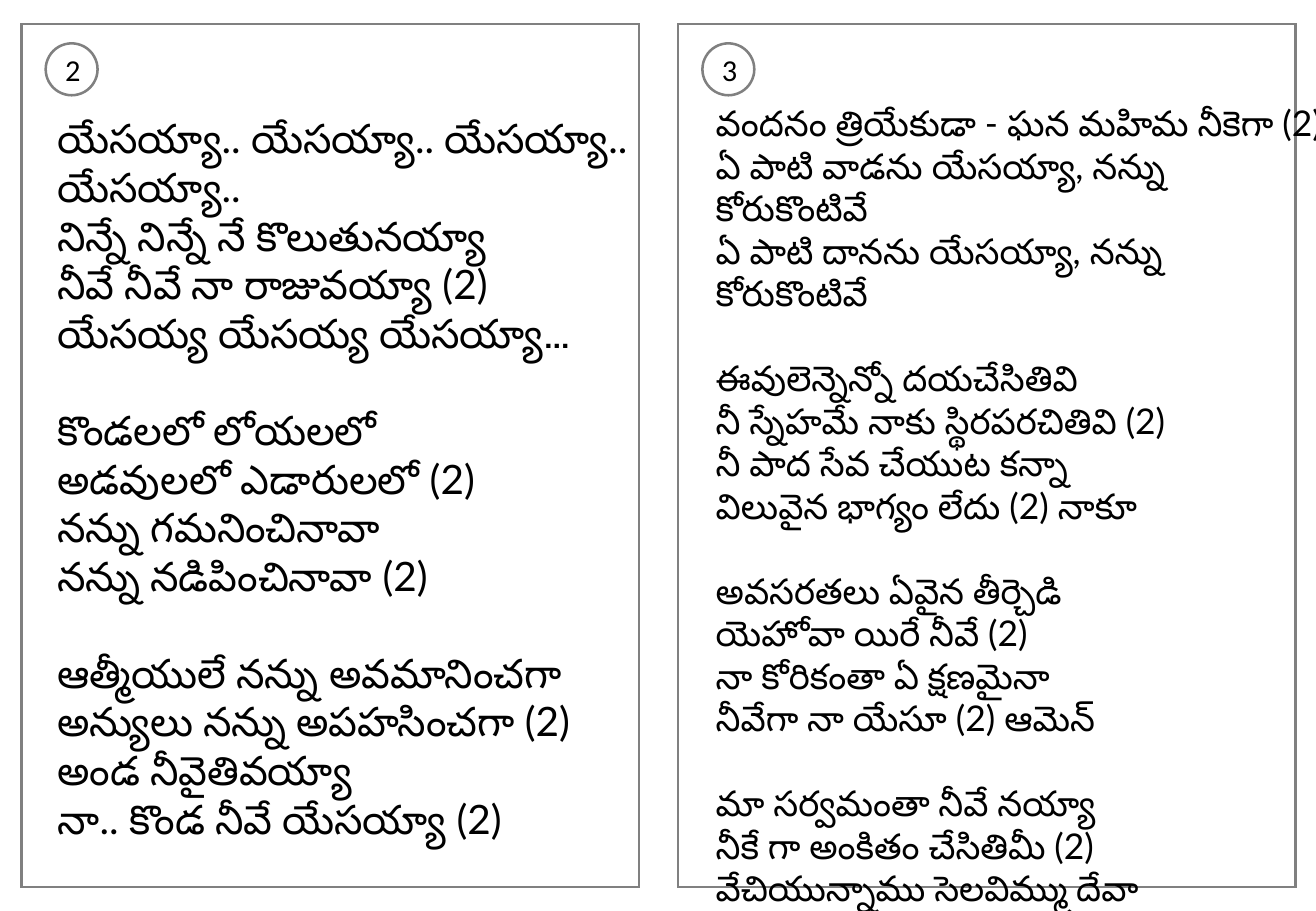
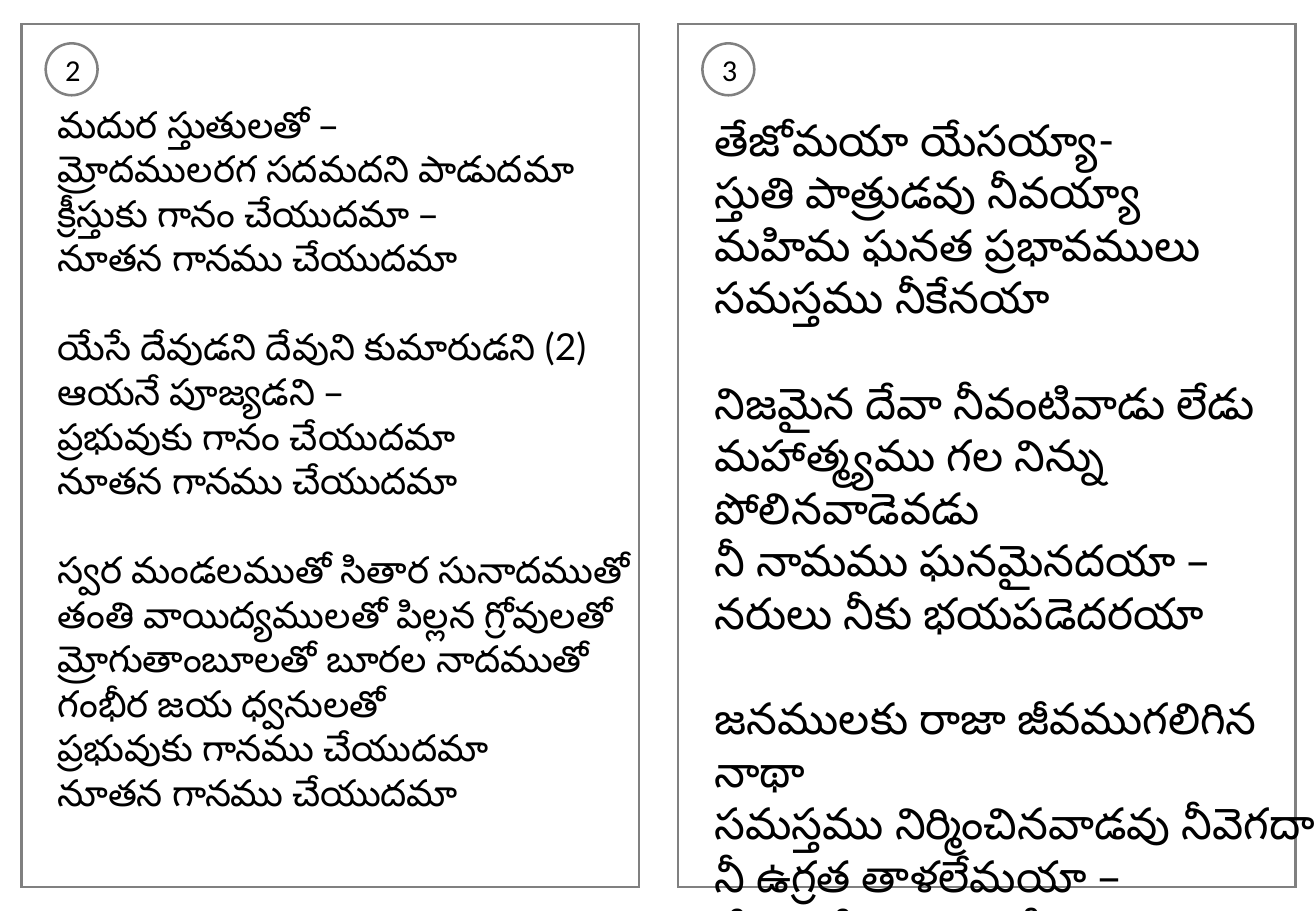
Before and after one commit to venu-webdev/songsDb, a slide deck: slide 2 of songsTemplate.pptx. Drawn at 1316x911 pixels with LibreOffice and Linux fonts; fonts in the diff are those of the drawing. Boxes give left, top, right and bottom in pixels: in the first picture for what was removed or moved away, otherwise in the second. Text is boxed around its words. In the diff, an @@ line names an element or a change of style, - is before the commit and + after.

```diff
--- a/songsTemplate.pptx
+++ b/songsTemplate.pptx
@@ text at bbox=[58, 111, 630, 807]: text changed; size 24 to 22 pt @@
-యేసయ్యా.. యేసయ్యా.. యేసయ్యా.. యేసయ్యా..
-నిన్నే నిన్నే నే కొలుతునయ్యా
-నీవే నీవే నా రాజువయ్యా (2)
-యేసయ్య యేసయ్య యేసయ్యా…
-కొండలలో లోయలలో
-అడవులలో ఎడారులలో (2)
-నన్ను గమనించినావా
-నన్ను నడిపించినావా (2)
-ఆత్మీయులే నన్ను అవమానించగా
-అన్యులు నన్ను అపహసించగా (2)
-అండ నీవైతివయ్యా
-నా.. కొండ నీవే యేసయ్యా (2)
+మదుర స్తుతులతో –
+మ్రోదములరగ సదమదని పాడుదమా
+క్రీస్తుకు గానం చేయుదమా –
+నూతన గానము చేయుదమా
+యేసే దేవుడని దేవుని కుమారుడని (2)
+ఆయనే పూజ్యడని –
+ప్రభువుకు గానం చేయుదమా
+నూతన గానము చేయుదమా
+స్వర మండలముతో సితార సునాదముతో
+తంతి వాయిద్యములతో పిల్లన గ్రోవులతో
+మ్రోగుతాంబూలతో బూరల నాదముతో
+గంభీర జయ ధ్వనులతో
+ప్రభువుకు గానము చేయుదమా
+నూతన గానము చేయుదమా
@@ text at bbox=[714, 123, 1315, 911]: text changed; size 21 to 26 pt @@
-వందనం త్రియేకుడా - ఘన మహిమ నీకెగా (2)
-ఏ పాటి వాడను యేసయ్యా, నన్ను కోరుకొంటివే
-ఏ పాటి దానను యేసయ్యా, నన్ను కోరుకొంటివే
-ఈవులెన్నెన్నో దయచేసితివి
-నీ స్నేహమే నాకు స్థిరపరచితివి (2)
-నీ పాద సేవ చేయుట కన్నా
-విలువైన భాగ్యం లేదు (2) నాకూ
-అవసరతలు ఏవైన తీర్చెడి
-యెహోవా యిరే నీవే (2)
-నా కోరికంతా ఏ క్షణమైనా
-నీవేగా నా యేసూ (2) ఆమెన్
-మా సర్వమంతా నీవే నయ్యా
-నీకే గా అంకితం చేసితిమీ (2)
-వేచియున్నాము సెలవిమ్ము దేవా
-నీ ఆజ్ఞ పాటించెదమూ (2) స్తోత్రం
+తేజోమయా యేసయ్యా-
+స్తుతి పాత్రుడవు నీవయ్యా
+మహిమ ఘనత ప్రభావములు
+సమస్తము నీకేనయా
+నిజమైన దేవా నీవంటివాడు లేడు
+మహాత్మ్యము గల నిన్ను పోలినవాడెవడు
+నీ నామము ఘనమైనదయా –
+నరులు నీకు భయపడెదరయా
+జనములకు రాజా జీవముగలిగిన నాథా
+సమస్తము నిర్మించినవాడవు నీవెగదా
+నీ ఉగ్రత తాళలేమయా –
+మేలు చేయగలవు నీవయా
```
Also in this commit, not shown: 1 other slide changed, 6 other files.
